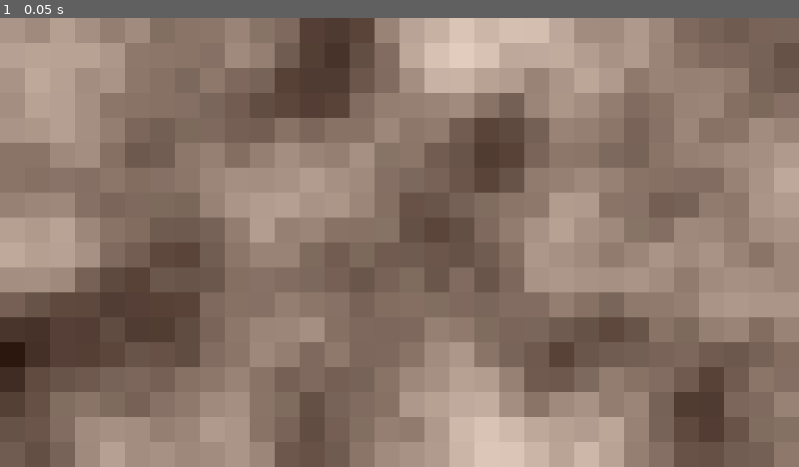
Above: before the commit, frame 1.
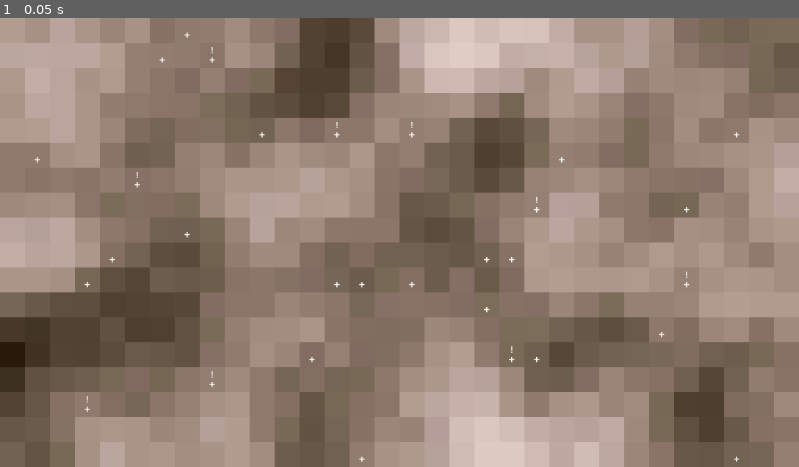
Above: after the commit, the same moment.

Repository: crystalfiction/rpg-simulator
Game: Godot game, scene res://src/controllers/world/world_controller.tscn
Two runs of this game, one before a commit and one after it. Both use one fixed random seed, a clock stepped at 60 frames per second and the inputs below.
Inputs:
- Up to frame 1 (0.05 s): no input

The runs differ from the first frame. In frame 1, 0.2% of the frame differs, in the area x 4-93%, y 3-99%.

Commit message:
cleaned up world controllers

Diff:
--- a/src/controllers/player/player_controller.gd
+++ b/src/controllers/player/player_controller.gd
@@ -4,6 +4,7 @@
 var player_scene = preload("res://src/entities/player/player.tscn")
 var movement_controller_script = preload("res://src/controllers/player/movement_controller.gd")
 var action_controller_script = preload("res://src/controllers/player/action_controller.gd")
+
 # controllers
 var movement_controller: Controller
 var action_controller: Controller
@@ -12,14 +13,56 @@
 # components
 var pid_ref = 0
 var cycle_complete = false
+# movement
+var player_speed = 1
 # experience
 var exp_step: int
 var exp_rate: int
 var exp_cap: int
 
 
+## TODO: process rewards considering the cycle results, resources/encounters
+func _process_cycle_rewards(action: Action):
+	# add exp to src if acquired resource
+	if action.has_resource:
+		action.src.data.actions.exp += (self.exp_rate)
+	if action.encountered:
+		action.src.data.actions.exp += int((self.exp_rate) * 1.5)
+
+	# check if level_up
+	var level_up = false
+	if action.src.data.actions.exp >= self.exp_cap:
+		## calculate player experience variables
+		self.exp_step = (action.src.data.actions.level)
+		self.exp_rate = floor((self.exp_step) + (PI * 10))
+		self.exp_cap = floor((self.exp_step) * (self.exp_rate) * (PI * 10))
+		# reset experience value
+		action.src.data.actions.exp = 0
+		# increment level
+		action.src.data.actions.level += 1
+		level_up = true
+
+	# update exp_cap reference
+	action.src.data.actions.exp_cap = self.exp_cap
+
+	print(
+		"src_lvl: " + str(action.src.data.actions.level) + " | ",
+		"src_exp: " + str(action.src.data.actions.exp) + " | ",
+		"exp_rate: " + str(self.exp_rate) + " | ",
+		"exp_cap: " + str(self.exp_cap),
+	)
+
+	# log if level up
+	if level_up:
+		print(action.src.name + " is now level " + str(action.src.data.actions.level))
+
+
 # determines and processes player logic for a single time cycle
 func process_cycle():
+	## General cycle logic
+	# get player action
+	# var new_action = self.action_controller.get_action(self.player)
+	# if valid, assign to player
 	# if player valid, cycle complete
 	self.cycle_complete = true
 
@@ -36,7 +79,6 @@
 	new_player.data.controller = self
 	self.player = new_player
 	self.add_child(new_player)
-
 	# update uid ref
 	world_controller.uid_ref += 1
 	self.pid_ref += 1
@@ -44,9 +86,14 @@
 
 # Called when the node enters the scene tree for the first time.
 func _ready() -> void:
-	# initialize the player object
+	## TODO: will need to update for multiple players
+	# init player component data
+	self.exp_step = (1)
+	self.exp_rate = floor((self.exp_step) + (PI * 10))
+	self.exp_cap = floor((self.exp_step) * (self.exp_rate) * (PI * 10))
+
+	# initialize the player scene
 	_init_player()
 
-	# validate player
 	if self.player:
 		print("Player initialized.")
--- a/src/controllers/world/encounter_controller.gd
+++ b/src/controllers/world/encounter_controller.gd
@@ -34,25 +34,22 @@
 
 
 # generates player encounters for the given terrain map
-func _generate_encounters(terrain: Array):
+func _generate_encounters(tile_map: Array):
 	# get world resources
-	var world_resources = self.world.data.tiles.data.resources.size()
+	var world_resources = self.world.data.resources.size()
 	# update n_encounters to 50% of resource count
 	self.n_encounters = floor(world_resources * encounter_ratio)
 	# get n random tiles according to encounter count
-	var r_tiles = _get_random_tiles(terrain, self.n_encounters)
+	var r_tiles = _get_random_tiles(tile_map, self.n_encounters)
 	# break if could not find random tiles
 	if !r_tiles:
 		print("Error finding encounter tiles")
 		return
-
 	# loop through terrain and place encounters n_times
-	var new_terrain = []
-	for x in range(terrain.size()):
-		new_terrain.append([])
-		for y in range(terrain[x].size()):
+	for x in range(tile_map.size()):
+		for y in range(tile_map[x].size()):
 			# get current tile
-			var t = terrain[x][y]
+			var t = tile_map[x][y]
 			# initialize encounters struct
 			t.data.encounters = {
 				"ready": [],
@@ -66,12 +63,9 @@
 				# update encounter tiles array for world ref
 				self.encounter_tiles.append(t)
 
-			# append to new terrain array
-			new_terrain[x].append(t)
-
 	# return new terrain
-	if new_terrain:
-		return new_terrain
+	if tile_map:
+		return tile_map
 	return ERR_DOES_NOT_EXIST
 
 
@@ -79,14 +73,6 @@
 # called by player_controller
 func process_encounter(p: Player, t: Tile):
 	print("Processing encounter...")
-
-	# flag encounter_controller as encountering
-	self.encountering = true
-
-	# do encounter
-
-	# unflag encountering
-	self.encountering = false
 
 	## after encounter
 	# add encounter to player encounters array
@@ -104,7 +90,7 @@
 # initializes controller dependencies
 func _init_controller():
 	# generate player encounters in world tiles
-	var result = _generate_encounters(self.world.data.tiles.objs)
+	var result = _generate_encounters(self.world.data.terrain.tile_map)
 	# validate result
 	if result:
 		return result
@@ -113,11 +99,13 @@
 
 # Called when the node enters the scene tree for the first time.
 func _ready() -> void:
-	# initialize the controller
-	var result = _init_controller()
-	if result:
-		# done
-		pass
-	else:
-		# did not initialize
-		print(result)
+	# initialize the controller if resources initialized
+	var world_controller = self.world.data.controller
+	if world_controller.resource_controller.resources_optimized:
+		var result = _init_controller()
+		if result is Error:
+			# did not initialize
+			print(result)
+		else:
+			# update world tile_map if valid
+			self.world.data.terrain.tile_map = result
--- a/src/controllers/world/resource_controller.gd
+++ b/src/controllers/world/resource_controller.gd
@@ -7,19 +7,14 @@
 # resources
 var food_count = 0
 var stone_count = 0
-var food_factor = 0.11 # chance to generate resources on a given tile
-#var stone_factor = 0.22
-var resource_tiles = []
-var resources_left = 0
+var food_factor = 0.11 # chance to generate resource on a given tile
+var resources = []
 
 
 # evaluates resource generation given a world's tile conditions
 func _evaluate_resources(tile: Tile):
 	# init resources as bool
-	var resources = {
-		"food": false,
-	}
-	tile.data.resources = resources
+	tile.data.resources = {"food": false}
 	for k in tile.data.resources.keys():
 		# test conditions depending on resource type
 		var rand_f = randf_range(0, 1)
@@ -32,19 +27,15 @@
 			) else false
 			if food_conditions:
 				tile.data.resources.food = true
-				self.resource_tiles.append(tile)
+				self.resources.append(tile)
 				self.food_count += 1
 
-	# return the tile with update data
+	# return the tile with updated data
 	return tile
 
 
 ## evaluates current terrain for resource conditions
-func _evaluate_terrain(terrain: Array):
-	# return if invalid
-	if !terrain:
-		return false
-
+func _evaluate_terrain(tile_map: Array):
 	# loop through terrain
 	var count = 0
 	var avg_density = 0.0
@@ -52,21 +43,19 @@
 	var avg_water = 0.0
 	var avg_drainage = 0.0
 	var avg_erosion = 0.0
-	for x in range(len(terrain)):
-		for y in range(len(terrain[x])):
-			var e = terrain[x][y]
-			# if tile
-			if e is Tile:
-				# init resource data
-				var new_tile = _evaluate_resources(e)
-				e = new_tile
-				# get metrics
-				count += 1
-				avg_density += e.data.terrain.density
-				avg_rainfall += e.data.weather.rainfall
-				avg_water += e.data.weather.water
-				avg_drainage += e.data.weather.drainage
-				avg_erosion += e.data.weather.erosion
+	for x in range(len(tile_map)):
+		for y in range(len(tile_map[x])):
+			var t = tile_map[x][y]
+			# init resource data
+			var new_tile = _evaluate_resources(t)
+			t = new_tile
+			# get metrics
+			count += 1
+			avg_density += t.data.terrain.density
+			avg_rainfall += t.data.weather.rainfall
+			avg_water += t.data.weather.water
+			avg_drainage += t.data.weather.drainage
+			avg_erosion += t.data.weather.erosion
 
 	# update metrics
 	avg_density /= count
@@ -74,7 +63,6 @@
 	avg_water /= count
 	avg_drainage /= count
 	avg_erosion /= count
-	self.resources_left = (self.food_count + self.stone_count)
 
 	# print verbose metrics
 	var metrics = {
@@ -96,36 +84,16 @@
 	)
 
 	# return metrics if valid
-	if metrics:
-		return [terrain, metrics]
-	else:
-		return ERR_INVALID_DATA
+	if tile_map:
+		return tile_map
+	return ERR_INVALID_DATA
 
 
 # initializes world resource system
-func _init_controller(terrain: Array):
-	# evaluate the current terrain map and get metrics
-	var result = _evaluate_terrain(terrain)
-	var curr_terrain = result[0]
-	var metrics = result[1]
-
-	# calculate resources for the current terrain map
-	#result = _calculate_resources(curr_terrain, metrics)
-	## TODO: update tile data with results
-
-	# update world refs
-	self.world.data.tiles.data.resources = resource_tiles
-
-	# validate the result
-	if !result:
-		result = "Invalid resource map."
-	else:
-		# result valid, update terrain map/terrain state
-		self.resource_map = terrain
-		result = self.resource_map
-
-	# return result
-	return result
+func _init_controller(tile_map: Array):
+	# evaluate the current terrain map and place resources
+	var new_tile_map = _evaluate_terrain(tile_map)
+	return new_tile_map
 
 
 # Called when the node enters the scene tree for the first time.
@@ -136,11 +104,15 @@
 	if (world_controller.terrain_controller.terrain_optimized) && (
 		world_controller.weather_controller.weather_optimized
 	):
-		var result = _init_controller(self.world.data.tiles.objs)
-		if !result:
-			# result invalid
-			# print error
-			print(result)
+		var new_tile_map = _init_controller(self.world.data.terrain.tile_map)
+		if new_tile_map:
+			# update world refs
+			self.world.data.terrain.tile_map = new_tile_map
+			self.world.data.resources = self.resources
+			## TODO: make this actually true
+			self.resources_optimized = true
+
+	print("Weather unable to initialize.")
 
 
 # Called every frame. 'delta' is the elapsed time since the previous frame.
--- a/src/controllers/world/weather_controller.gd
+++ b/src/controllers/world/weather_controller.gd
@@ -1,11 +1,13 @@
 extends Controller
 
 # components
-var weather_map: Array
 var weather_optimized = null
 var erosion_complete = null
 var erosion_cycle = 0
 var weather_iterations = 0
+var weather = {
+	"tile_map": []
+}
 # water
 var rainfall_min = 0.22
 var rainfall_max = 1.00
@@ -18,14 +20,13 @@
 
 
 # applies erosion to the current weather_map given the paramaters
-func _apply_erosion():
-	var curr_map = weather_map
+func _apply_erosion(tile_map: Array):
 	var avg_erosion = 0.0
 	var count = 0
-	for x in range(curr_map.size()):
-		for y in range(curr_map[x].size()):
+	for x in range(tile_map.size()):
+		for y in range(tile_map[x].size()):
 			# tile
-			var w = curr_map[x][y]
+			var w = tile_map[x][y]
 			# apply erosion
 			w.data.weather.erosion += w.data.weather.erosion
 			# reduce soil density by erosion value
@@ -43,18 +44,18 @@
 	avg_erosion /= count
 
 	# return new map
-	return curr_map
+	return tile_map
 
 
 # calculates erosion values per tile given water values
-func _calculate_erosion():
+func _calculate_erosion(tile_map: Array):
 	var avg_erosion = 0.0
 	var avg_soil_density = 0.0
 	var count = 0
-	for x in range(weather_map.size()):
-		for y in range(weather_map[x].size()):
+	for x in range(tile_map.size()):
+		for y in range(tile_map[x].size()):
 			# tile
-			var w = weather_map[x][y]
+			var w = tile_map[x][y]
 			var erosion = (
 				((w.data.weather.water) *
 				(w.data.weather.drainage) *
@@ -78,15 +79,15 @@
 
 
 # calculates water values per tile given rainfall, drainage
-func _calculate_water():
+func _calculate_water(tile_map: Array):
 	var avg_rainfall = 0.0
 	var avg_drainage = 0.0
 	var avg_water = 0.0
 	var count = 0
-	for x in range(weather_map.size()):
-		for y in range(weather_map[x].size()):
+	for x in range(tile_map.size()):
+		for y in range(tile_map[x].size()):
 			# tile
-			var w = weather_map[x][y]
+			var w = tile_map[x][y]
 			# calculate water value
 			var water = clamp(
 				(w.data.weather.rainfall ** 2) *
@@ -116,24 +117,25 @@
 
 
 # processes weather for the current weather_map
-func _optimize_weather():
+func _optimize_weather(tile_map: Array):
 	print("Optimizing weather...")
 
 	# calculate features
 	var new_metrics: Dictionary
-	var water_metrics = _calculate_water()
+	var water_metrics = _calculate_water(tile_map)
 	new_metrics.merge(water_metrics)
-	var erosion_metrics = _calculate_erosion()
+	var erosion_metrics = _calculate_erosion(tile_map)
 	new_metrics.merge(erosion_metrics)
 
 	## TODO: optimize features with metrics
 
 	# run weather erosion cycle
 	var complete = false
+	var final: Array
 	while !complete:
 		# apply erosion
 		#var result = true
-		var result = _apply_erosion()
+		var result = _apply_erosion(tile_map)
 		erosion_cycle += 1
 		# log metrics if complete
 		print(
@@ -143,16 +145,18 @@
 			"avg_erosion: " + str(snapped(new_metrics.avg_erosion * erosion_cycle, 0.001)) + " | ",
 			"erosion_cycles: " + str(snapped(erosion_cycle, 0.001)),
 		)
-
 		# test result
 		if result:
-			## TODO: loop optimization
+			## TODO: elaborate on optimization
 			# terrain is optimized and valid
 			complete = true
 			erosion_complete = complete
+			final = result
 
 	weather_iterations += 1
 	weather_optimized = complete
+
+	return final
 
 
 # initializes the weather system controller
@@ -161,38 +165,21 @@
 	rainfall = randf_range(rainfall_min, rainfall_max)
 
 	## loop through tile entities and create init weather data
-	var entities_array = []
 	for x in range(len(terrain)):
-		entities_array.append([])
 		for y in range(len(terrain[x])):
 			var e = terrain[x][y]
-			# if tile
-			if e is Tile:
-				# initialize weather data
-				var drainage = 1 - e.data.terrain.density # invert density
-				drainage = clamp(drainage, drainage_min, drainage_max)
-				e.data.weather = {
-					"rainfall": rainfall,
-					"drainage": drainage,
-					"water": 0.0,
-					"erosion": 0.0
-				}
-				# push to terrain entities array
-				entities_array[x].append(e)
+			# initialize weather data
+			var drainage = 1 - e.data.terrain.density # invert density
+			drainage = clamp(drainage, drainage_min, drainage_max)
+			e.data.weather = {
+				"rainfall": rainfall,
+				"drainage": drainage,
+				"water": 0.0,
+				"erosion": 0.0
+			}
 
 	# reset metrics
 	weather_iterations = 0
-
-	# validate the result
-	var result = true
-	if entities_array:
-		# result valid, update terrain map/terrain state
-		self.weather_map = entities_array
-		result = self.weather_map
-	else:
-		# return error
-		result = ERR_SCRIPT_FAILED
-	return result
 
 
 # Called when the node enters the scene tree for the first time.
@@ -202,8 +189,8 @@
 	# make sure terrain optimized
 	if world_controller.terrain_controller.terrain_optimized:
 		# initialize weather controller
-		var result = _init_controller(self.world.data.tiles.objs)
-		# validate initialization
-		if result:
-			# try to optimize weather
-			result = _optimize_weather()
+		_init_controller(self.world.data.terrain.tile_map)
+		# optimize weather
+		var new_tile_map = _optimize_weather(self.world.data.terrain.tile_map)
+		if weather_optimized:
+			self.world.data.terrain.tile_map = new_tile_map
--- a/src/controllers/world/world_controller.gd
+++ b/src/controllers/world/world_controller.gd
@@ -174,9 +174,9 @@
 	var init_controllers = [
 		_init_world(),
 		_init_terrain(),
-		# _init_weather(),
-		# _init_resources(),
-		# _init_encounters(),
+		_init_weather(),
+		_init_resources(),
+		_init_encounters(),
 		# _init_player(),
 		# _init_time(),
 	]
